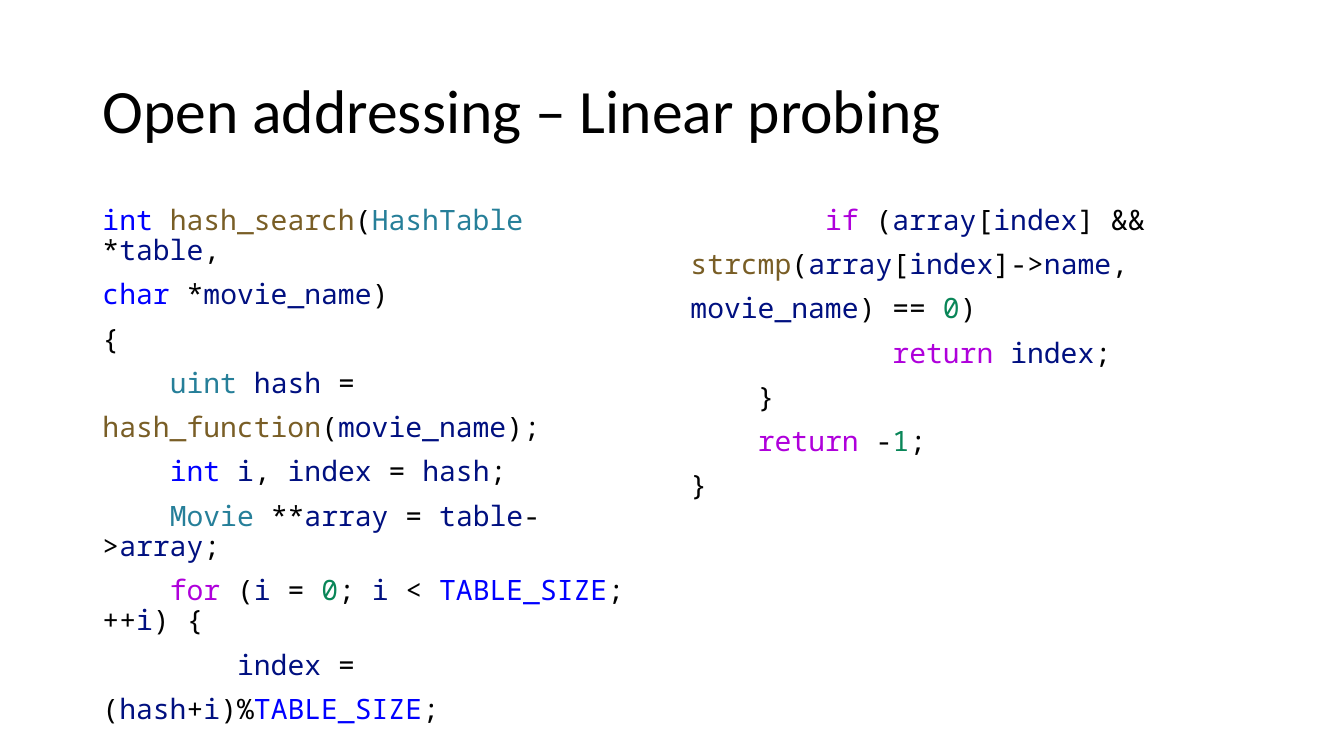
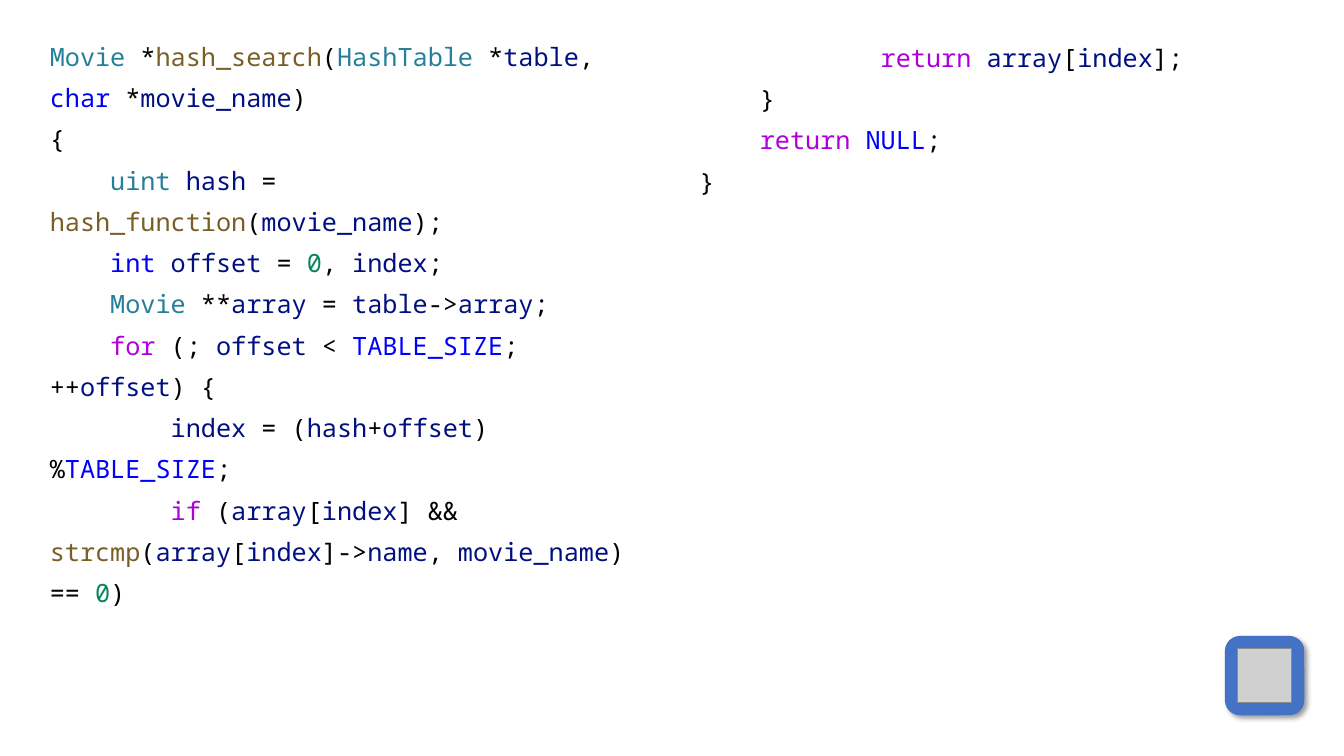
Before and after one commit to duskygloom/data_structures, a slide deck: slide 29 of hash_table_presentation/hashing.pptx (slide 17 before the commit). Drawn at 1344x756 pixels with LibreOffice and Linux fonts; fonts in the diff are those of the drawing; grey boxes stand for pictures. Boxes give left, top, right and bottom in pixels: in the first picture for what was removed or moved away, otherwise in the second. Text is boxed around its words. In the diff, an @@ line names an element or a change of style, - is before the commit and + after.

```diff
--- a/hash_table_presentation/hashing.pptx
+++ b/hash_table_presentation/hashing.pptx
@@ text "Movie *hash_search(HashTable *table,": place and size @@
-text "Movie *hash_search(HashTable *table," at <box>102,208,624,724</box>
+text "Movie *hash_search(HashTable *table," at <box>50,47,624,606</box>
@@ text at <box>50,47,594,70</box>: text changed; size 20 to 18 pt; text colour #795E26 to #267F99 @@
-int hash_search(HashTable *table,
+Movie *hash_search(HashTable *table,
@@ text "return array[index];": place and size @@
-text "return array[index];" at <box>690,208,1128,455</box>
+text "return array[index];" at <box>760,48,1184,153</box>
@@ text "return array[index];" at <box>760,48,1184,153</box>: size 20 to 18 pt in "}", "}" @@
@@ text at <box>881,48,1184,73</box>: text changed; size 20 to 18 pt @@
-if (array[index] &&
-strcmp(array[index]->name,
-movie_name) == 0)
-return index;
+return array[index];
@@ text at <box>50,88,549,319</box>: size 20 to 18 pt in "char *movie_name)", "{", "uint hash =", "hash_function(movie_name);" and 1 more places @@
@@ title removed at <box>102,90,941,144</box> @@
-Open addressing – Linear probing
@@ text at <box>760,131,942,153</box>: text changed; size 20 to 18 pt @@
-return -1;
+return NULL;
@@ text at <box>110,252,443,276</box>: text changed; size 20 to 18 pt @@
-int i, index = hash;
+int offset = 0, index;
@@ text at <box>50,335,624,606</box>: text changed; size 20 to 18 pt; text colour #0000FF to #001080 @@
-for (i = 0; i < TABLE_SIZE; ++i) {
-index =
-(hash+i)%TABLE_SIZE;
+for (; offset < TABLE_SIZE;
+++offset) {
+index = (hash+offset)
+%TABLE_SIZE;
+if (array[index] &&
+strcmp(array[index]->name, movie_name)
+== 0)
@@ rounded rectangle added at <box>1225,636,1305,716</box>, fill #4472C4 @@
@@ picture added at <box>1238,649,1292,703</box> @@
```
Also in this commit, not shown: 11 other slides changed, 12 slides added, 28 other files.
